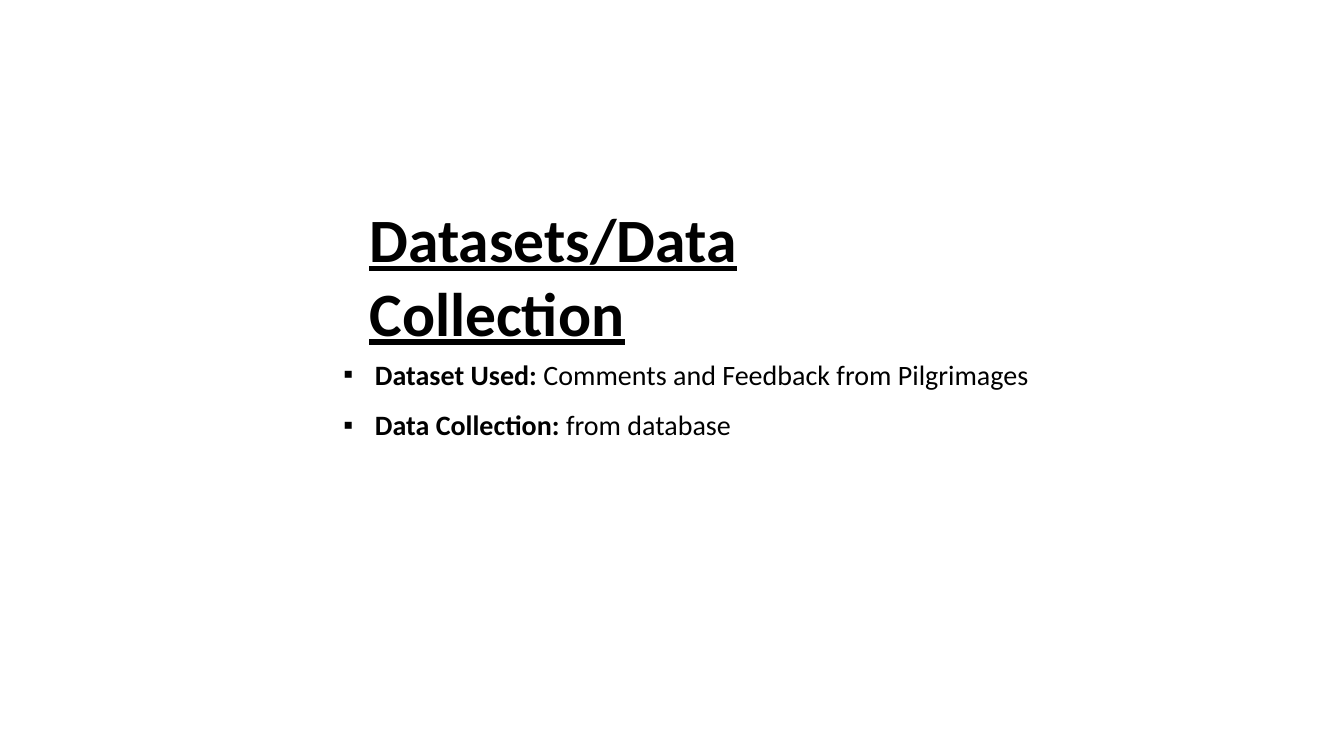
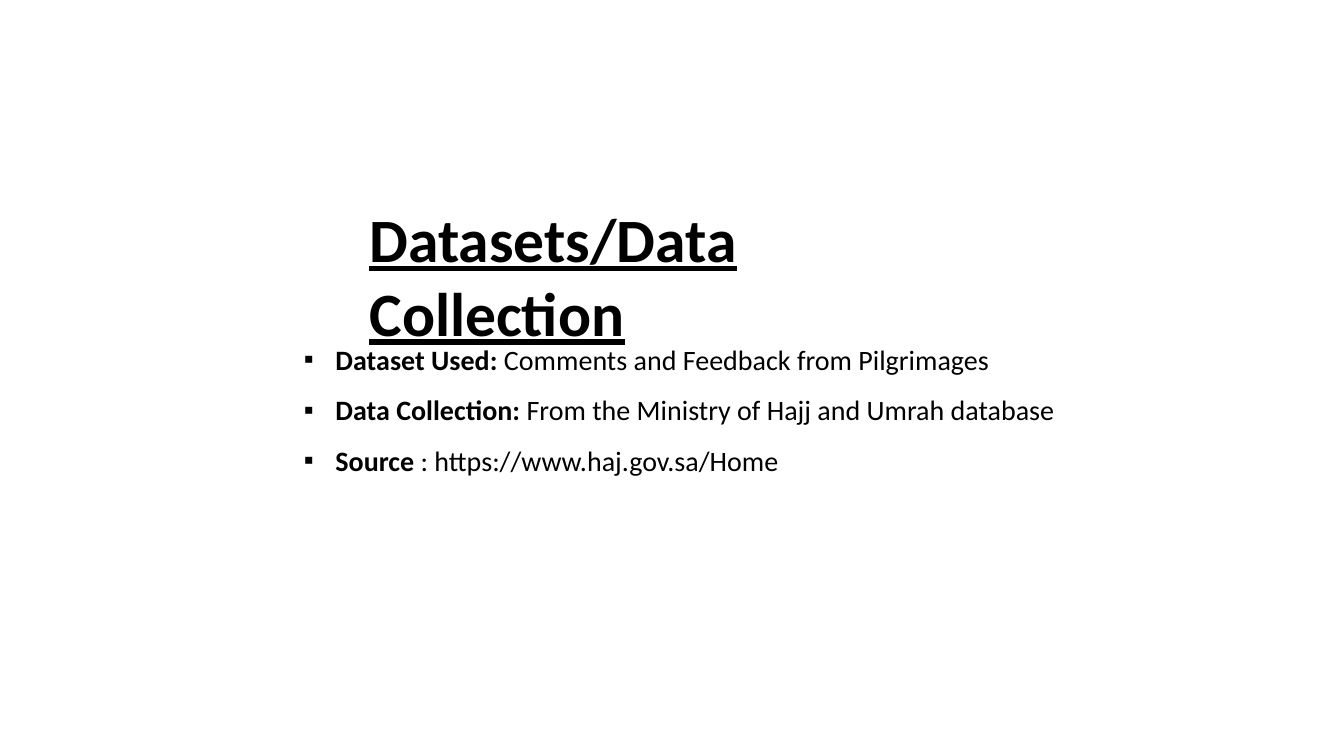
Before and after one commit to AllanDS-coder/pilgrim-sentiment-analysis, a slide deck: slide 13 of AI-Driven Analysis of Pilgrim Experiences Enhancing Hajj and Umrah Services Through Smart Data Insigh.pptx (slide 7 before the commit). Drawn at 1344x756 pixels with LibreOffice and Linux fonts; fonts in the diff are those of the drawing; background and template pictures are left out. Boxes give left, top, right and bottom in pixels: in the first picture for what was removed or moved away, otherwise in the second. Text is boxed around its words. In the diff, an @@ line names an element or a change of style, - is before the commit and + after.

```diff
--- a/AI-Driven Analysis of Pilgrim Experiences Enhancing Hajj and Umrah Services Through Smart Data Insigh.pptx
+++ b/AI-Driven Analysis of Pilgrim Experiences Enhancing Hajj and Umrah Services Through Smart Data Insigh.pptx
@@ text "Dataset Used: Comments and Feedback ...": place and size @@
-text "Dataset Used: Comments and Feedback ..." at bbox=[375, 365, 1028, 436]
+text "Dataset Used: Comments and Feedback ..." at bbox=[335, 350, 1054, 476]
@@ text at bbox=[335, 400, 1054, 476]: text changed; bold off @@
-▪ Data Collection: from database
+▪ Data Collection: From the Ministry of Hajj and Umrah database
+▪ Source : https://www.haj.gov.sa/Home
```
Also in this commit, not shown: 11 other slides changed, 38 slides added, 3 slides removed, 1 other file.
